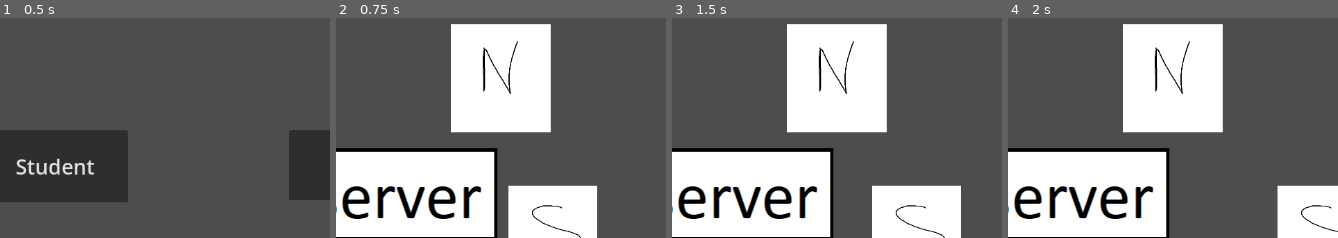
Above: before the commit, frames 1-4 (left to right).
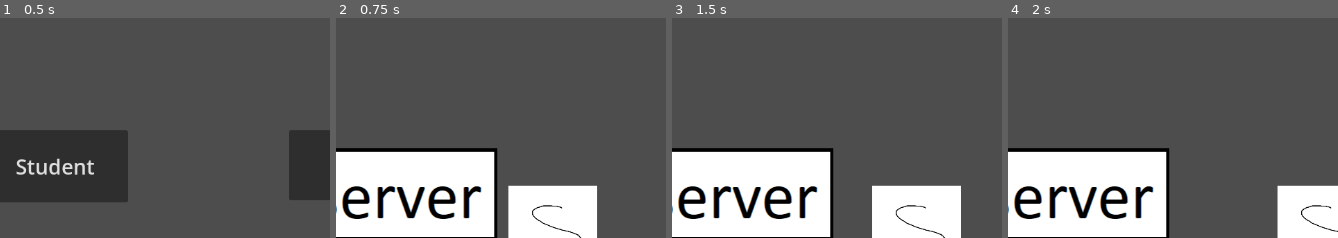
Above: after the commit, the same moments.

Repository: Deans-Paranoia/Deans-Paranoia
Game: Godot game, scene res://scenes/start_menu.tscn
Two runs of this game, one before a commit and one after it. Both use one fixed random seed, a clock stepped at 60 frames per second and the inputs below. The engine's default icon, where the game draws it, is replaced by a stand-in: a white triangle on a blue panel in a dark square.
Inputs:
- Up to frame 1 (0.5 s): no input
- Up to frame 2 (0.75 s): click "Student" at 0.5 s
- Up to frame 3 (1.5 s): tap Enter at 1.25 s; hold D (right) from 1.28 s (still down); hold E (interaction) from 1.28 s (still down)
- Up to frame 4 (2 s): keep holding D (right); keep holding E (interaction)
The pictures show only the part of the screen within x 8-58%, y 0-50%; the shares and areas given below are measured in that part.

Frame 1 is identical in both runs. In frame 2, 15% of the frame differs, in the area x 34-66%, y 2-53%; in frame 3, 15%; in frame 4, 15%.

Commit message:
Moved npc script to scrips and removed adding npc to level scene

Diff:
--- a/scenes/npc.tscn
+++ b/scenes/npc.tscn
@@ -1,6 +1,6 @@
 [gd_scene load_steps=4 format=3 uid="uid://cw8354n8rrb6q"]
 
-[ext_resource type="Script" path="res://scenes/npc.gd" id="1_638kx"]
+[ext_resource type="Script" path="res://scripts/npc.gd" id="1_638kx"]
 [ext_resource type="Texture2D" uid="uid://crfru6wvgkwf8" path="res://assets/npc.png" id="2_sfffr"]
 
 [sub_resource type="RectangleShape2D" id="RectangleShape2D_3im3k"]
--- a/scripts/levelSetup.gd
+++ b/scripts/levelSetup.gd
@@ -5,18 +5,13 @@
 
 # preloaduje do pamięci zwykłego gracza
 @onready var player_scene = preload("res://scenes/player.tscn")
-@onready var npc_scene = preload("res://scenes/npc.tscn")
 var current_player
-var npc
 
 func _ready():
 	# tworzy zwykłego gracza "na wszelki"
 	current_player = player_scene.instantiate()
 	add_child(current_player)
 	_replace_player()
-	# tworzy npca i dodaje go do sceny jako dziecko
-	npc = npc_scene.instantiate()
-	add_child(npc)
 
 func _replace_player():
 	# usuwa obecnego gracza
Renamed: scenes/npc.gd -> scripts/npc.gd
